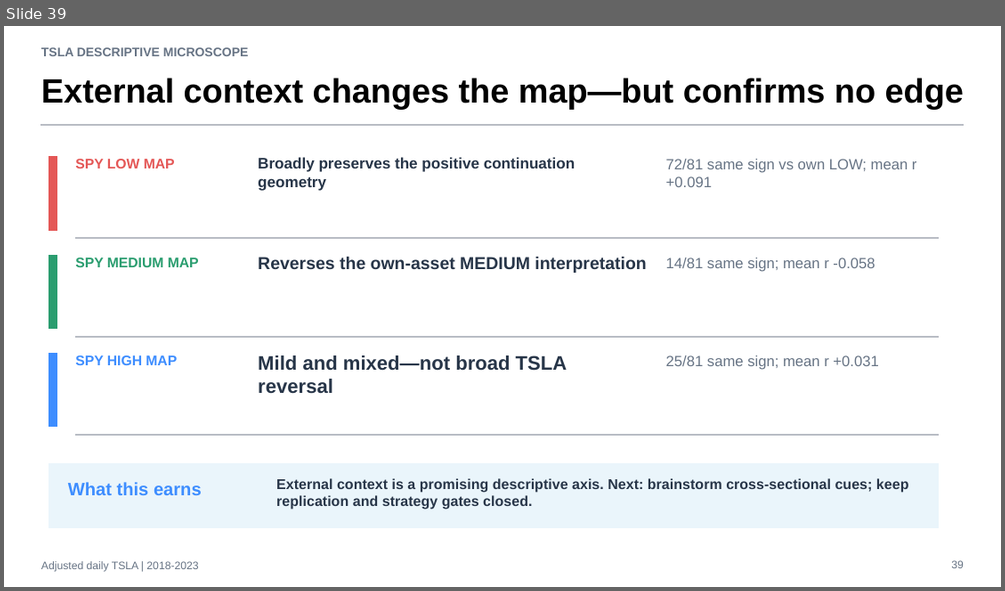
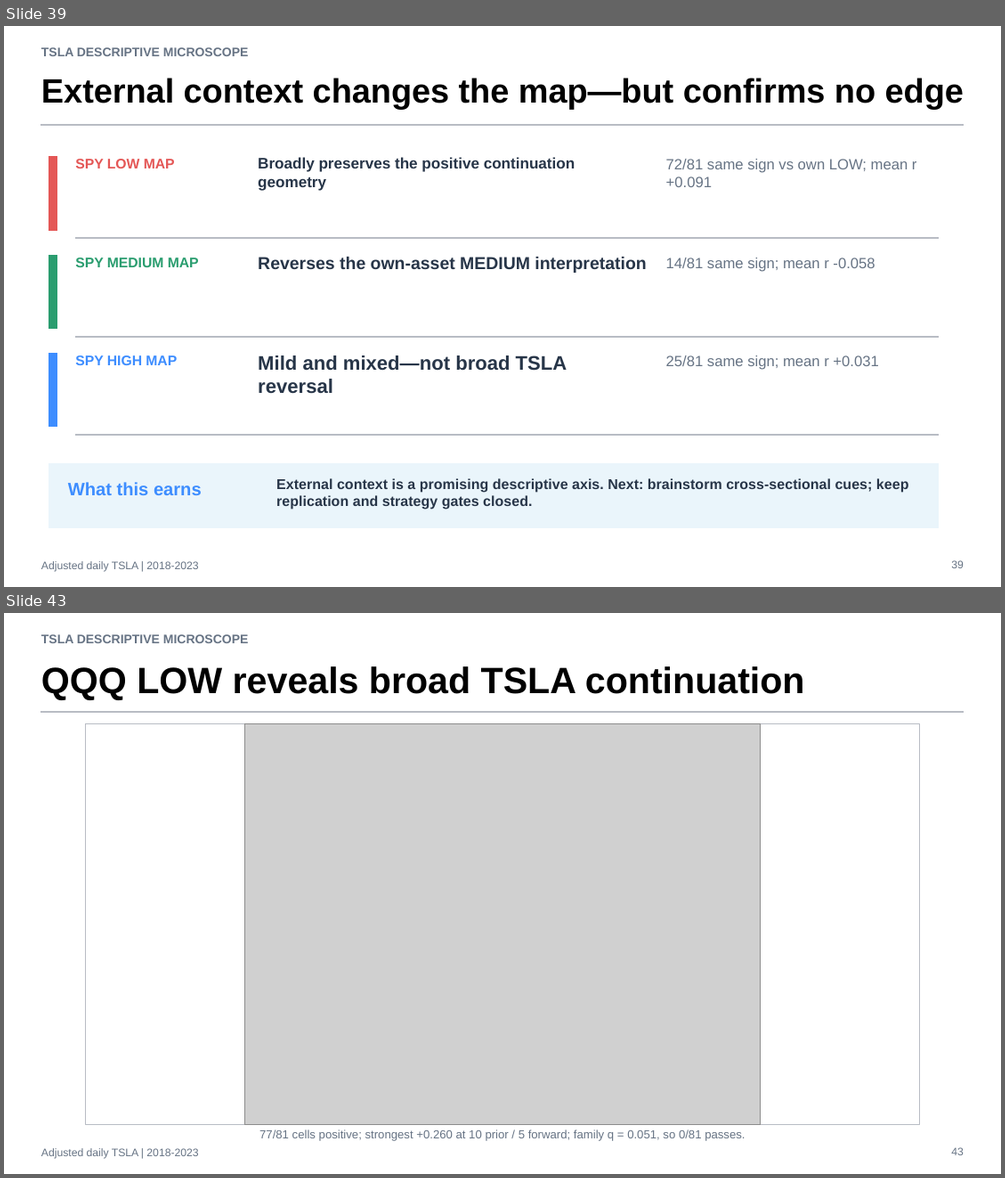
Before and after one commit to Francisc0Franc0/Time-Series-Modeling-Gen5, a slide deck: operator_hypothesis_lab/presentations/tsla_descriptive_microscope_evidence.pptx. Shown one above the other, each under a label of ours: slide 39 before the commit, slides 39 and 43 after it; the slides between them are not shown. The pictures are 1005x591 and 1005x1178 pixels, drawn with LibreOffice and Linux fonts; fonts in the diff are those of the drawing; grey boxes stand for pictures. Boxes give left, top, right and bottom in pixels: in the first picture for what was removed or moved away, otherwise in the second. Text is boxed around its words. In the diff, an @@ line names an element or a change of style, - is before the commit and + after.

```diff
--- a/operator_hypothesis_lab/presentations/tsla_descriptive_microscope_evidence.pptx
+++ b/operator_hypothesis_lab/presentations/tsla_descriptive_microscope_evidence.pptx
@@ slide 43 added at bbox=[4, 613, 1001, 1174], background #FFFFFF @@
@@ text added at bbox=[41, 634, 249, 643], 12 pt, text #667384, bold @@
+TSLA DESCRIPTIVE MICROSCOPE
@@ text added at bbox=[41, 666, 805, 700], 35.2 pt, text #000000, bold @@
+QQQ LOW reveals broad TSLA continuation
@@ rectangle added at bbox=[41, 711, 963, 713], fill #B8BCC4, outline #B8BCC4 0 pt @@
@@ rectangle added at bbox=[86, 723, 919, 1125], fill #FFFFFF, outline #B8BCC4 0.75 pt @@
@@ picture added at bbox=[245, 723, 760, 1125] @@
@@ text added at bbox=[259, 1129, 744, 1141], 11.2 pt, text #667384 @@
+77/81 cells positive; strongest +0.260 at 10 prior / 5 forward; family q = 0.051, so 0/81 passes.
@@ text added at bbox=[41, 1148, 198, 1159], 10.5 pt, text #667384 @@
+Adjusted daily TSLA | 2018-2023
@@ text added at bbox=[951, 1147, 963, 1155], 10.5 pt, text #667384 @@
+43
```
Also in this commit, not shown: 7 other slides added, 5 other files.
